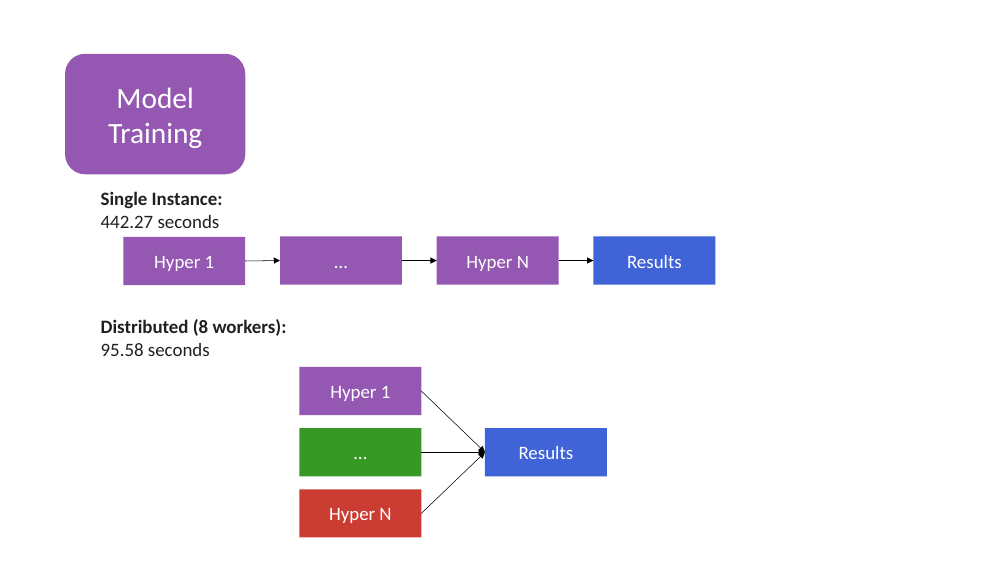
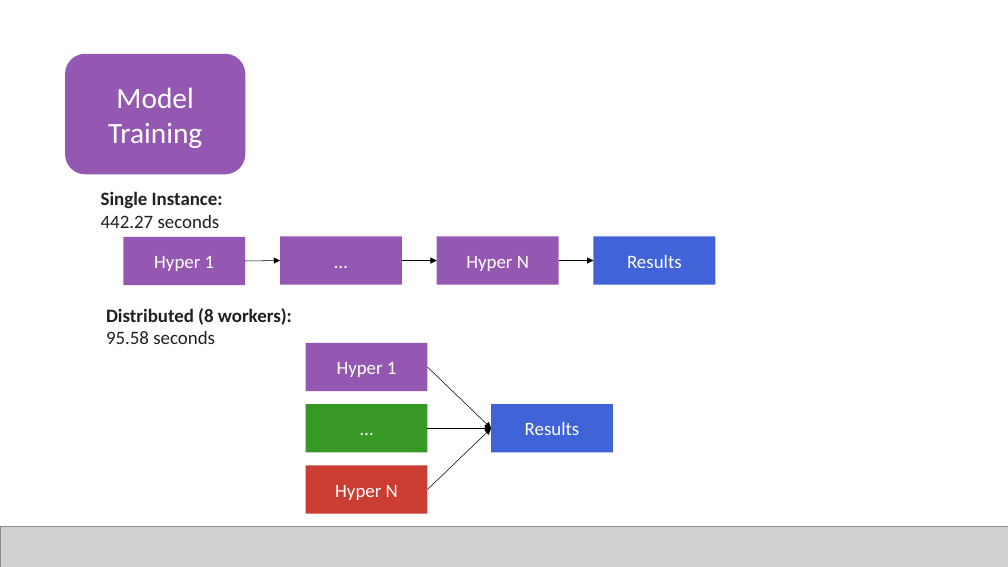
Before and after one commit to JuliaComputing/ScoringEngineDemo.jl, a slide deck: slide 11 of webinar-2022-02-15.pptx. Drawn at 1008x567 pixels with LibreOffice and Linux fonts; fonts in the diff are those of the drawing; grey boxes stand for pictures. Boxes give left, top, right and bottom in pixels: in the first picture for what was removed or moved away, otherwise in the second. Text is boxed around its words. In the diff, an @@ line names an element or a change of style, - is before the commit and + after.

```diff
--- a/webinar-2022-02-15.pptx
+++ b/webinar-2022-02-15.pptx
@@ text "Distributed (8 workers):": place and size @@
-text "Distributed (8 workers):" at bbox=[101, 319, 287, 356]
+text "Distributed (8 workers):" at bbox=[106, 308, 292, 344]
@@ 4 rectangles, 3 arrows: place and size @@
-4 rectangles, 3 arrows at bbox=[299, 367, 606, 538]
+4 rectangles, 3 arrows at bbox=[306, 343, 613, 514]
@@ picture added at bbox=[0, 526, 1008, 567] @@
```
Also in this commit, not shown: 12 other slides changed, 1 slide added, 2 slides removed, 5 other files.
